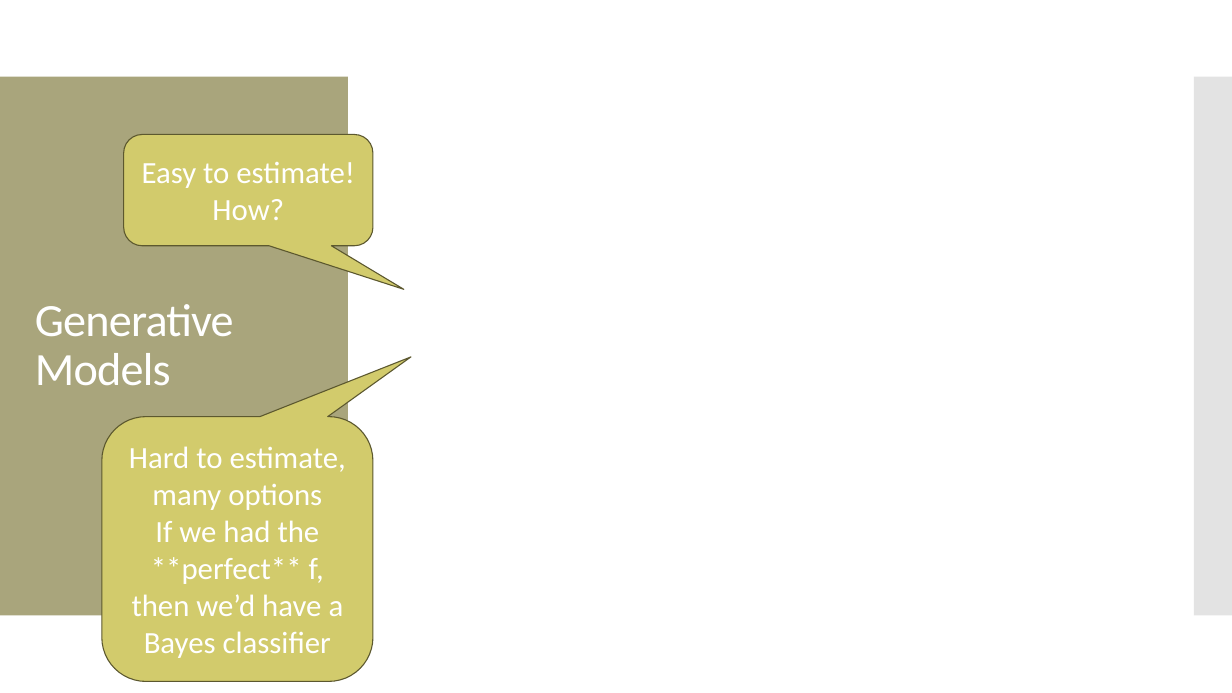
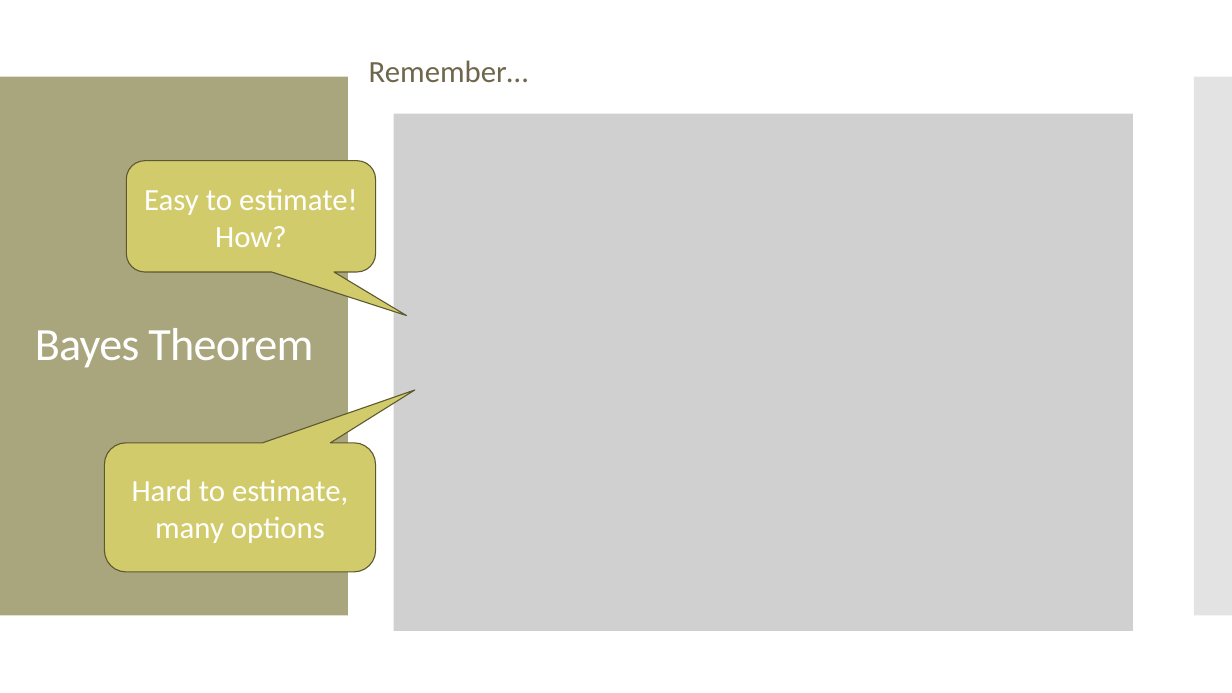
Before and after one commit to amosca01/CAIS380ML-S24, a slide deck: slide 12 of slides/08-QDA-naive-bayes.pptx (slide 10 before the commit). Drawn at 1232x693 pixels with LibreOffice and Linux fonts; fonts in the diff are those of the drawing; grey boxes stand for pictures. Boxes give left, top, right and bottom in pixels: in the first picture for what was removed or moved away, otherwise in the second. Text is boxed around its words. In the diff, an @@ line names an element or a change of style, - is before the commit and + after.

Commit message:
class

```diff
--- a/slides/08-QDA-naive-bayes.pptx
+++ b/slides/08-QDA-naive-bayes.pptx
@@ text added at (x1=369, y1=60, x2=528, y2=82), 24 pt, text #6F664C @@
+Remember…
@@ picture added at (x1=394, y1=114, x2=1133, y2=631) @@
@@ rounded speech box "Easy to estimate! How?" moved from (x1=124, y1=135, x2=373, y2=246) to (x1=127, y1=161, x2=376, y2=272) @@
@@ title at (x1=35, y1=328, x2=313, y2=368): text changed @@
-Generative Models
+Bayes Theorem
@@ rounded speech box "Hard to estimate, many options" resized from (x1=102, y1=417, x2=372, y2=682) to (x1=104, y1=443, x2=375, y2=572) @@
@@ rounded speech box "Hard to estimate, many options" at (x1=104, y1=443, x2=375, y2=572): proportions changed @@
@@ text in rounded speech box at (x1=132, y1=520, x2=344, y2=658): paragraph removed @@
-If we had the **perfect** f, then we’d have a Bayes classifier
```
Also in this commit, not shown: 2 other slides changed, 15 slides added, 31 slides removed, 9 other files.
